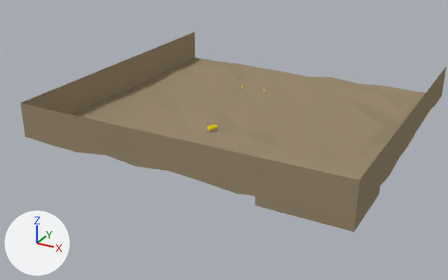
The Blender file sim/saucemap.blend as it was, and as the next commit left it.
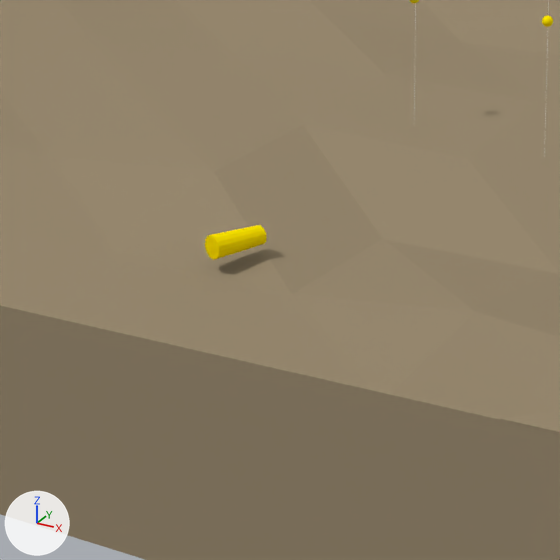
There are two pictures of each version: one whole from a 50 mm lens placed at (39.8, -82.5, 31.4), pointed at (-1.8, -6.8, -6.4), one close up on the part from 39% to 59% of the width and 31% to 64% of the height. The axes (+X, +Y, +Z) are drawn at lower left. The lights are the same throughout.

Names of what the first close-up shows: 'PipePiece', 'SonarWall', 'Walls'.
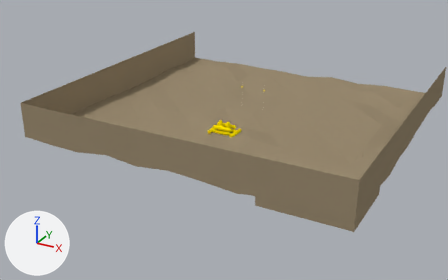
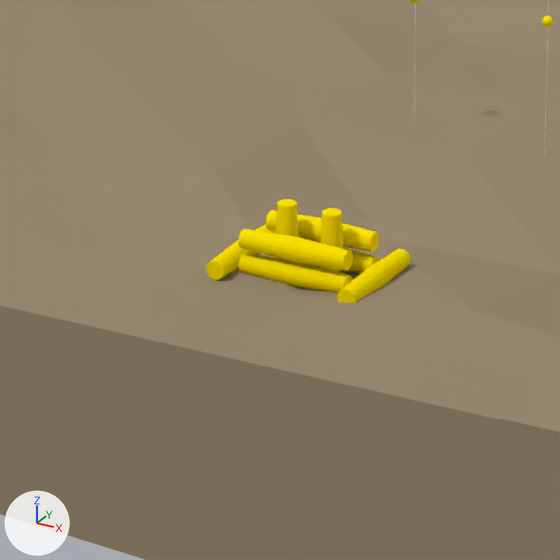
Patch to the scene script:
```diff
--- a/sim/saucemap.blend.py
+++ b/sim/saucemap.blend.py
@@ ob_pipepiece @@
 ob_pipepiece = bpy.data.objects.new('PipePiece', me_circle_016)
-ob_pipepiece.parent = ob_pipepath
-ob_pipepiece.matrix_parent_inverse = Matrix(((-0.849, 0.529, 0.0, -5.529), (-0.529, -0.849, 0.0, -1.189), (0.0, 0.0, 1.0, 1.543), (0.0, 0.0, 0.0, 1.0)))
-ob_pipepiece.location = (-5.228, 2.023, -1.589)
-ob_pipepiece.rotation_euler = (2.231, 1.571, 0.0)  # degrees (128, 90, 0)
+ob_pipepiece.location = (-1.45, -6.115, -4.452)
+ob_pipepiece.rotation_euler = (3.142, 0.0, 9.425)  # degrees (180, 0, 180)
@@ ob_pipepiece_001 @@
+ob_pipepiece_001 = bpy.data.objects.new('PipePiece.001', me_circle_000)  # 34 vertices, 48 faces; spans x -0.32..0.32, y -0.32..0.32, z -0.75..0.75; in mat_material_003 (yellow #ffe500)
+ob_pipepiece_001.location = (-2.85, -6.83, -5.24)
+ob_pipepiece_001.rotation_euler = (-4.712, 0.0, 1.571)  # degrees (-270, 0, 90)
@@ ob_pipepiece_000 @@
+ob_pipepiece_000 = bpy.data.objects.new('PipePiece.000', me_circle_001)  # 34 vertices, 48 faces; spans x -0.32..0.32, y -0.32..0.32, z -0.75..0.75; in mat_material_003 (yellow #ffe500)
+ob_pipepiece_000.location = (-1.35, -6.83, -5.24)
+ob_pipepiece_000.rotation_euler = (-1.571, 0.0, 1.571)  # degrees (-90, 0, 90)
@@ ob_pipepiece_002 @@
+ob_pipepiece_002 = bpy.data.objects.new('PipePiece.002', me_circle_002)  # 34 vertices, 48 faces; spans x -0.32..0.32, y -0.32..0.32, z -0.75..0.75; in mat_material_003 (yellow #ffe500)
+ob_pipepiece_002.location = (-1.35, -6.83, -4.58)
+ob_pipepiece_002.rotation_euler = (-1.571, 0.0, 1.571)  # degrees (-90, 0, 90)
@@ ob_pipepiece_003 @@
+ob_pipepiece_003 = bpy.data.objects.new('PipePiece.003', me_circle_003)  # 34 vertices, 48 faces; spans x -0.32..0.32, y -0.32..0.32, z -0.75..0.75; in mat_material_003 (yellow #ffe500)
+ob_pipepiece_003.location = (-2.85, -6.83, -4.58)
+ob_pipepiece_003.rotation_euler = (-4.712, 0.0, 1.571)  # degrees (-270, 0, 90)
@@ ob_pipepiece_004 @@
+ob_pipepiece_004 = bpy.data.objects.new('PipePiece.004', me_circle_004)  # 34 vertices, 48 faces; spans x -0.32..0.32, y -0.32..0.32, z -0.75..0.75; in mat_material_003 (yellow #ffe500)
+ob_pipepiece_004.location = (-2.85, -5.43, -4.58)
+ob_pipepiece_004.rotation_euler = (-4.712, 0.0, 1.571)  # degrees (-270, 0, 90)
@@ ob_pipepiece_005 @@
+ob_pipepiece_005 = bpy.data.objects.new('PipePiece.005', me_circle_005)  # 34 vertices, 48 faces; spans x -0.32..0.32, y -0.32..0.32, z -0.75..0.75; in mat_material_003 (yellow #ffe500)
+ob_pipepiece_005.location = (-1.35, -5.43, -4.58)
+ob_pipepiece_005.rotation_euler = (-1.571, 0.0, 1.571)  # degrees (-90, 0, 90)
@@ ob_pipepiece_006 @@
+ob_pipepiece_006 = bpy.data.objects.new('PipePiece.006', me_circle_006)  # 34 vertices, 48 faces; spans x -0.32..0.32, y -0.32..0.32, z -0.75..0.75; in mat_material_003 (yellow #ffe500)
+ob_pipepiece_006.location = (-1.35, -5.43, -5.24)
+ob_pipepiece_006.rotation_euler = (-1.571, 0.0, 1.571)  # degrees (-90, 0, 90)
@@ ob_pipepiece_007 @@
+ob_pipepiece_007 = bpy.data.objects.new('PipePiece.007', me_circle_007)  # 34 vertices, 48 faces; spans x -0.32..0.32, y -0.32..0.32, z -0.75..0.75; in mat_material_003 (yellow #ffe500)
+ob_pipepiece_007.location = (-2.85, -5.43, -5.24)
+ob_pipepiece_007.rotation_euler = (-4.712, 0.0, 1.571)  # degrees (-270, 0, 90)
@@ ob_pipepiece_008 @@
+ob_pipepiece_008 = bpy.data.objects.new('PipePiece.008', me_circle_008)  # 34 vertices, 48 faces; spans x -0.32..0.32, y -0.32..0.32, z -0.75..0.75; in mat_material_003 (yellow #ffe500)
+ob_pipepiece_008.location = (-0.23, -6.88, -5.24)
+ob_pipepiece_008.rotation_euler = (-4.712, 0.0, 9.425)  # degrees (-270, 0, 180)
@@ ob_pipepiece_009 @@
+ob_pipepiece_009 = bpy.data.objects.new('PipePiece.009', me_circle_009)  # 34 vertices, 48 faces; spans x -0.32..0.32, y -0.32..0.32, z -0.75..0.75; in mat_material_003 (yellow #ffe500)
+ob_pipepiece_009.location = (-0.23, -5.38, -5.24)
+ob_pipepiece_009.rotation_euler = (-1.571, 0.0, 9.425)  # degrees (-90, 0, 180)
@@ ob_pipepiece_010 @@
+ob_pipepiece_010 = bpy.data.objects.new('PipePiece.010', me_circle_010)  # 34 vertices, 48 faces; spans x -0.32..0.32, y -0.32..0.32, z -0.75..0.75; in mat_material_003 (yellow #ffe500)
+ob_pipepiece_010.location = (-3.97, -5.38, -5.24)
+ob_pipepiece_010.rotation_euler = (-1.571, 0.0, 9.425)  # degrees (-90, 0, 180)
@@ ob_pipepiece_011 @@
+ob_pipepiece_011 = bpy.data.objects.new('PipePiece.011', me_circle_011)  # 34 vertices, 48 faces; spans x -0.32..0.32, y -0.32..0.32, z -0.75..0.75; in mat_material_003 (yellow #ffe500)
+ob_pipepiece_011.location = (-3.97, -6.88, -5.24)
+ob_pipepiece_011.rotation_euler = (-4.712, 0.0, 9.425)  # degrees (-270, 0, 180)
@@ ob_pipepiece_012 @@
+ob_pipepiece_012 = bpy.data.objects.new('PipePiece.012', me_circle_012)  # 34 vertices, 48 faces; spans x -0.32..0.32, y -0.32..0.32, z -0.75..0.75; in mat_material_003 (yellow #ffe500)
+ob_pipepiece_012.location = (-2.73, -6.12, -4.45)
+ob_pipepiece_012.rotation_euler = (3.142, 0.0, 9.425)  # degrees (180, 0, 180)
```

Changed parts and their boxes [x1, y1, x2, y2] in the close-ups (560 x 560 px):
'PipePiece', moved, turned: before [205, 225, 267, 260]; after [319, 208, 343, 272]
'PipePiece.002', added (yellow): after [289, 237, 353, 270]
'PipePiece.000', added (yellow): after [289, 262, 353, 293]
'PipePiece.003', added (yellow): after [238, 229, 296, 262]
'PipePiece.001', added (yellow): after [238, 253, 295, 285]
'PipePiece.008', added (yellow): after [337, 267, 386, 303]
'PipePiece.005', added (yellow): after [316, 220, 379, 251]
'PipePiece.011', added (yellow): after [206, 240, 255, 280]
'PipePiece.012', added (yellow): after [275, 199, 299, 259]
'PipePiece.009', added (yellow): after [369, 249, 411, 284]
'PipePiece.004', added (yellow): after [266, 210, 322, 242]
'PipePiece.006', added (yellow): after [341, 248, 379, 274]
'PipePiece.010', added: after [255, 224, 276, 254]
